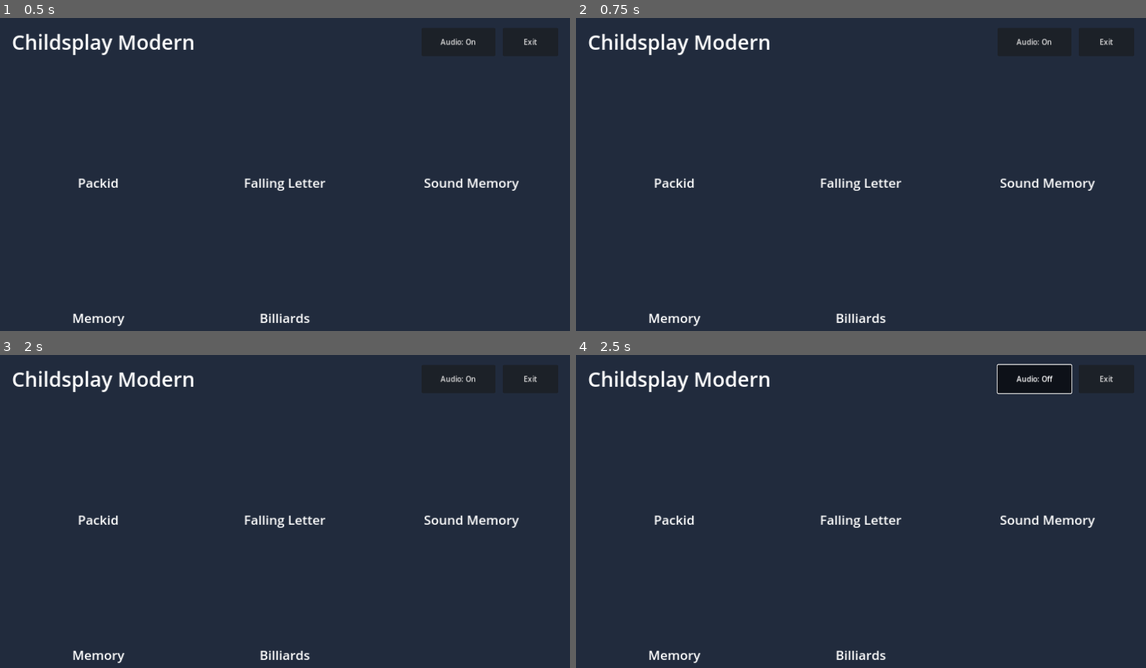
Above: before the commit, frames 1-4 (two rows, left to right).
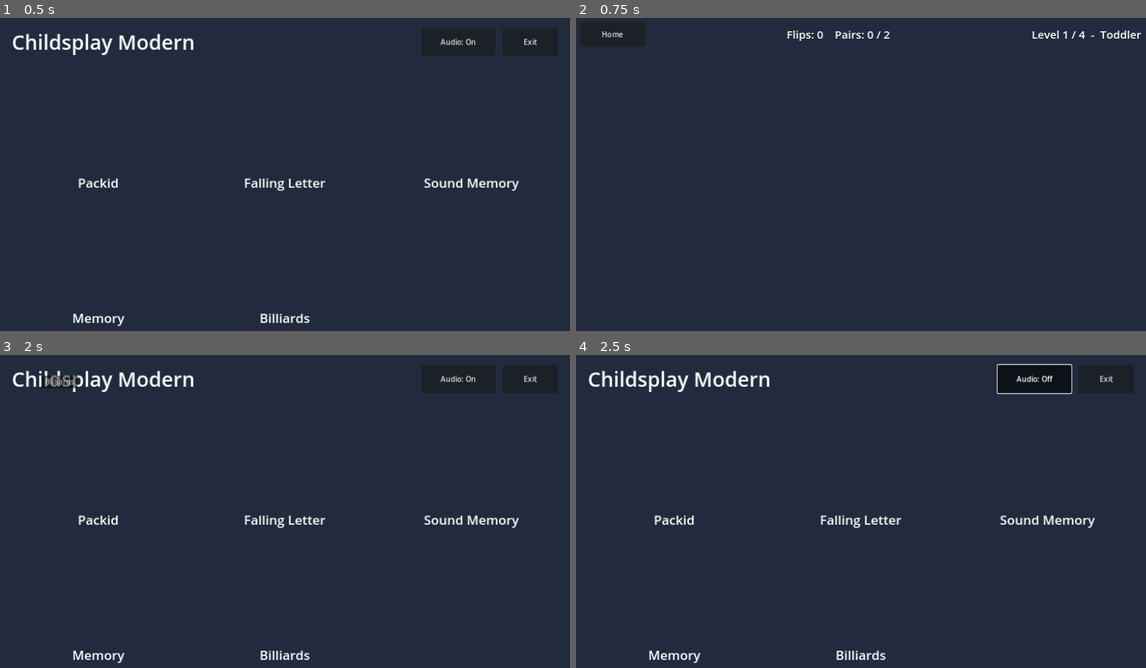
Above: after the commit, the same moments.

Repository: hakarune/childsplay-modern
Game: Godot game, scene res://scenes/MainMenu.tscn
Same seed, same stepped clock (60 frames per second), same inputs: the game is played once before the commit and once after it.
Inputs (mouse positions are in pixels of both pictures, inside the frame that each line leads up to):
- Up to frame 1 (0.5 s): no input
- Up to frame 2 (0.75 s): click "Memory" at 0.5 s
- Up to frame 3 (2 s): click (34, 370) at 1.25 s, where only the run after the commit has a clickable "Home"
- Up to frame 4 (2.5 s): click "Audio: On" at 2 s

Frame 1 is identical in both runs. In frame 2, 2.4% of the frame differs, in the area x 2-100%, y 4-99%; in frame 3, 0.2%; in frame 4, nothing differs.

Commit message:
Add Memory minigame (card pairs) to the Godot desktop build
- scenes/games/Memory.tscn: Control root with top nav bar (Home button,
  flip/pairs counter, level indicator), CenterContainer > GridContainer
  play area, four AudioStreamPlayers (flip/match/mismatch/win), and a
  hidden win popup.
- scenes/components/MemoryCard.tscn + scripts/MemoryCard.gd: reusable
  card (Control + TextureButton). card_id / is_flipped / is_matched;
  fake-3D flip via x-scale tween with a mid-point texture swap; front
  face from AssetLoader tileset picture, shared CP_cardback back face.
- scripts/games/Memory.gd: difficulty ladder 2x2 -> 4x3 -> 4x4 -> 5x4;
  deck built by picking N random pictures, duplicating into pairs and
  shuffling; max two open cards with a busy lock; match plays good.ogg
  and locks the pair, mismatch waits 0.8s then flips back with wrong.ogg;
  clearing the board plays winner.ogg and shows a popup that advances to
  the next level or returns to the menu. Back button / ui_cancel return
  to MainMenu.tscn.
- MainMenu.gd: Memory tile now loads res://scenes/games/Memory.tscn.

Verified headless: reimport clean, MemoryCard class registers, plain
boot has no errors; match / mismatch / input-lock / win-advance paths
all exercised via a throwaway script.

Co-Authored-By: Claude Sonnet 5 <noreply@anthropic.com>
Claude-Session: https://claude.ai/code/session_011vdsZPzU158QP4Sd1AdsPD

Diff:
--- /dev/null
+++ b/desktop-godot/scenes/components/MemoryCard.tscn
@@ -0,0 +1,22 @@
+[gd_scene load_steps=2 format=3 uid="uid://bmemorycardcp0"]
+
+[ext_resource type="Script" path="res://scripts/MemoryCard.gd" id="1_card"]
+
+[node name="MemoryCard" type="Control"]
+custom_minimum_size = Vector2(110, 160)
+layout_mode = 3
+anchors_preset = 0
+size_flags_horizontal = 3
+size_flags_vertical = 3
+script = ExtResource("1_card")
+
+[node name="Card" type="TextureButton" parent="."]
+layout_mode = 1
+anchors_preset = 15
+anchor_right = 1.0
+anchor_bottom = 1.0
+grow_horizontal = 2
+grow_vertical = 2
+focus_mode = 2
+ignore_texture_size = true
+stretch_mode = 5
--- /dev/null
+++ b/desktop-godot/scenes/games/Memory.tscn
@@ -0,0 +1,150 @@
+[gd_scene load_steps=2 format=3 uid="uid://dmemorygame00"]
+
+[ext_resource type="Script" path="res://scripts/games/Memory.gd" id="1_memory"]
+
+[node name="Memory" type="Control"]
+layout_mode = 3
+anchors_preset = 15
+anchor_right = 1.0
+anchor_bottom = 1.0
+grow_horizontal = 2
+grow_vertical = 2
+script = ExtResource("1_memory")
+
+[node name="Background" type="ColorRect" parent="."]
+layout_mode = 1
+anchors_preset = 15
+anchor_right = 1.0
+anchor_bottom = 1.0
+grow_horizontal = 2
+grow_vertical = 2
+color = Color(0.13, 0.17, 0.24, 1)
+
+[node name="Root" type="MarginContainer" parent="."]
+layout_mode = 1
+anchors_preset = 15
+anchor_right = 1.0
+anchor_bottom = 1.0
+grow_horizontal = 2
+grow_vertical = 2
+theme_override_constants/margin_left = 32
+theme_override_constants/margin_top = 24
+theme_override_constants/margin_right = 32
+theme_override_constants/margin_bottom = 24
+
+[node name="VBox" type="VBoxContainer" parent="Root"]
+layout_mode = 2
+theme_override_constants/separation = 20
+
+[node name="TopBar" type="HBoxContainer" parent="Root/VBox"]
+layout_mode = 2
+theme_override_constants/separation = 16
+
+[node name="BackButton" type="Button" parent="Root/VBox/TopBar"]
+unique_name_in_owner = true
+custom_minimum_size = Vector2(140, 52)
+layout_mode = 2
+text = "Home"
+
+[node name="Spacer" type="Control" parent="Root/VBox/TopBar"]
+layout_mode = 2
+size_flags_horizontal = 3
+
+[node name="FlipCounter" type="Label" parent="Root/VBox/TopBar"]
+unique_name_in_owner = true
+layout_mode = 2
+theme_override_font_sizes/font_size = 24
+text = "Flips: 0    Pairs: 0 / 0"
+vertical_alignment = 1
+
+[node name="Spacer2" type="Control" parent="Root/VBox/TopBar"]
+layout_mode = 2
+size_flags_horizontal = 3
+
+[node name="LevelIndicator" type="Label" parent="Root/VBox/TopBar"]
+unique_name_in_owner = true
+layout_mode = 2
+theme_override_font_sizes/font_size = 24
+text = "Level 1 / 4"
+horizontal_alignment = 2
+vertical_alignment = 1
+
+[node name="PlayArea" type="CenterContainer" parent="Root/VBox"]
+layout_mode = 2
+size_flags_vertical = 3
+
+[node name="CardGrid" type="GridContainer" parent="Root/VBox/PlayArea"]
+unique_name_in_owner = true
+layout_mode = 2
+theme_override_constants/h_separation = 14
+theme_override_constants/v_separation = 14
+columns = 4
+
+[node name="Audio" type="Node" parent="."]
+
+[node name="FlipSound" type="AudioStreamPlayer" parent="Audio"]
+bus = &"SFX"
+
+[node name="MatchSound" type="AudioStreamPlayer" parent="Audio"]
+bus = &"SFX"
+
+[node name="MismatchSound" type="AudioStreamPlayer" parent="Audio"]
+bus = &"SFX"
+
+[node name="WinSound" type="AudioStreamPlayer" parent="Audio"]
+bus = &"Music"
+
+[node name="WinPopup" type="Control" parent="."]
+unique_name_in_owner = true
+visible = false
+layout_mode = 1
+anchors_preset = 15
+anchor_right = 1.0
+anchor_bottom = 1.0
+grow_horizontal = 2
+grow_vertical = 2
+
+[node name="Dim" type="ColorRect" parent="WinPopup"]
+layout_mode = 1
+anchors_preset = 15
+anchor_right = 1.0
+anchor_bottom = 1.0
+grow_horizontal = 2
+grow_vertical = 2
+color = Color(0, 0, 0, 0.55)
+
+[node name="Center" type="CenterContainer" parent="WinPopup"]
+layout_mode = 1
+anchors_preset = 15
+anchor_right = 1.0
+anchor_bottom = 1.0
+grow_horizontal = 2
+grow_vertical = 2
+
+[node name="Panel" type="PanelContainer" parent="WinPopup/Center"]
+layout_mode = 2
+
+[node name="Pad" type="MarginContainer" parent="WinPopup/Center/Panel"]
+layout_mode = 2
+theme_override_constants/margin_left = 48
+theme_override_constants/margin_top = 40
+theme_override_constants/margin_right = 48
+theme_override_constants/margin_bottom = 40
+
+[node name="PopupVBox" type="VBoxContainer" parent="WinPopup/Center/Panel/Pad"]
+layout_mode = 2
+theme_override_constants/separation = 24
+
+[node name="WinPopupLabel" type="Label" parent="WinPopup/Center/Panel/Pad/PopupVBox"]
+unique_name_in_owner = true
+layout_mode = 2
+theme_override_font_sizes/font_size = 32
+text = "Great job!"
+horizontal_alignment = 1
+
+[node name="WinPopupNext" type="Button" parent="WinPopup/Center/Panel/Pad/PopupVBox"]
+unique_name_in_owner = true
+custom_minimum_size = Vector2(240, 60)
+layout_mode = 2
+size_flags_horizontal = 4
+text = "Next Level"
--- a/desktop-godot/scripts/MainMenu.gd
+++ b/desktop-godot/scripts/MainMenu.gd
@@ -26,7 +26,7 @@
 	{
 		"id": "memory", "title": "Memory",
 		"icon": "memory_sp.icon.png", "hover": "memory_sp_ro.icon.png",
-		"scene": "res://scenes/minigames/Memory.tscn",
+		"scene": "res://scenes/games/Memory.tscn",
 	},
 	{
 		"id": "billiards", "title": "Billiards",
--- /dev/null
+++ b/desktop-godot/scripts/MemoryCard.gd
@@ -0,0 +1,89 @@
+extends Control
+class_name MemoryCard
+## A single memory card: a picture "front" and a shared child-friendly
+## "back". Clicking an interactable card asks the board (via card_clicked)
+## to flip it; the board then drives flip_up / flip_down / set_matched.
+##
+## The flip is a fake-3D effect: tween the inner button's X scale to 0,
+## swap the visible texture at the midpoint, then tween it back to 1.
+
+signal card_clicked(card: MemoryCard)
+
+const FLIP_TIME := 0.12
+
+@export var card_id: String = ""
+var is_flipped := false
+var is_matched := false
+
+var front_texture: Texture2D
+var back_texture: Texture2D
+
+@onready var _button: TextureButton = $Card
+
+
+func _ready() -> void:
+	_button.pressed.connect(_on_pressed)
+	_button.resized.connect(_update_pivot)
+	_update_pivot()
+	_apply_face(false)
+	_button.scale = Vector2.ONE
+
+
+## Assign this card's identity and textures. Safe to call right after
+## instantiate(); the visual is refreshed once the node is ready.
+func setup(id: String, front: Texture2D, back: Texture2D) -> void:
+	card_id = id
+	front_texture = front
+	back_texture = back
+	is_flipped = false
+	is_matched = false
+	if is_node_ready():
+		_apply_face(false)
+		_button.scale = Vector2.ONE
+		_button.disabled = false
+		modulate.a = 1.0
+
+
+func flip_up() -> void:
+	if is_flipped or is_matched:
+		return
+	is_flipped = true
+	_animate_flip(true)
+
+
+func flip_down() -> void:
+	if not is_flipped or is_matched:
+		return
+	is_flipped = false
+	_animate_flip(false)
+
+
+## Lock the card in its matched (face-up) state and dim it slightly.
+func set_matched() -> void:
+	is_matched = true
+	is_flipped = true
+	_button.disabled = true
+	var t := create_tween()
+	t.tween_property(self, "modulate:a", 0.55, 0.25)
+
+
+func _on_pressed() -> void:
+	if is_matched or is_flipped:
+		return
+	card_clicked.emit(self)
+
+
+func _animate_flip(show_front: bool) -> void:
+	var t := create_tween()
+	t.set_ease(Tween.EASE_IN_OUT)
+	t.tween_property(_button, "scale", Vector2(0.0, 1.0), FLIP_TIME)
+	t.tween_callback(_apply_face.bind(show_front))
+	t.tween_property(_button, "scale", Vector2(1.0, 1.0), FLIP_TIME)
+
+
+func _apply_face(show_front: bool) -> void:
+	_button.texture_normal = front_texture if show_front else back_texture
+
+
+func _update_pivot() -> void:
+	_button.pivot_offset = _button.size * 0.5
--- /dev/null
+++ b/desktop-godot/scripts/games/Memory.gd
@@ -0,0 +1,212 @@
+extends Control
+## Memory — classic picture-pairs game.
+##
+## Difficulty scales through a ladder of grid sizes. Each level builds a
+## fresh deck by picking N random pictures from the legacy tileset (via
+## AssetLoader), duplicating each into a pair, and shuffling them into the
+## GridContainer. Two cards may be face-up at once; a match locks the pair,
+## a mismatch flips them back after a short delay. Clearing every pair
+## plays a fanfare and offers the next level.
+
+const MAIN_MENU := "res://scenes/MainMenu.tscn"
+const CARD_SCENE := preload("res://scenes/components/MemoryCard.tscn")
+
+# Difficulty ladder: columns x rows (product must be even).
+const LEVELS := [
+	{ "name": "Toddler", "cols": 2, "rows": 2 },
+	{ "name": "Easy",    "cols": 4, "rows": 3 },
+	{ "name": "Medium",  "cols": 4, "rows": 4 },
+	{ "name": "Hard",    "cols": 5, "rows": 4 },
+]
+
+# Picture pool: tileset_2 has unique filenames, so AssetLoader resolves
+# each unambiguously. 21 pictures cover the largest deck (10 pairs).
+const CARD_IMAGES := [
+	"01_cat.png", "02_pig.png", "03_bear.png", "04_hippopotamus.png",
+	"05_penguin.png", "06_cow.png", "07_sheep.png", "08_turtle.png",
+	"09_panda.png", "10_chicken.png", "11_redbird.png", "12_wolf.png",
+	"13_monkey.png", "14_fox.png", "15_bluebirds.png", "16_elephant.png",
+	"17_lion.png", "18_gnu.png", "19_bluebaby.png", "20_greenbaby.png",
+	"21_frog.png",
+]
+const BACK_IMAGE := "CP_cardback.png"
+
+const SND_FLIP := "dealcard1.wav"
+const SND_MATCH := "good.ogg"
+const SND_MISMATCH := "wrong.ogg"
+const SND_WIN := "winner.ogg"
+
+const PRE_MATCH_DELAY := 0.25
+const MISMATCH_DELAY := 0.8
+
+var _level_index := 0
+var _flips := 0
+var _matched_pairs := 0
+var _total_pairs := 0
+var _open_cards: Array[MemoryCard] = []
+var _busy := false            # blocks input during resolve / win
+
+var _back_tex: Texture2D
+
+@onready var _grid: GridContainer = %CardGrid
+@onready var _flip_label: Label = %FlipCounter
+@onready var _level_label: Label = %LevelIndicator
+@onready var _back_button: Button = %BackButton
+@onready var _popup: Control = %WinPopup
+@onready var _popup_label: Label = %WinPopupLabel
+@onready var _popup_button: Button = %WinPopupNext
+
+@onready var _sfx_flip: AudioStreamPlayer = $Audio/FlipSound
+@onready var _sfx_match: AudioStreamPlayer = $Audio/MatchSound
+@onready var _sfx_mismatch: AudioStreamPlayer = $Audio/MismatchSound
+@onready var _sfx_win: AudioStreamPlayer = $Audio/WinSound
+
+
+func _ready() -> void:
+	_back_tex = AssetLoader.get_texture(BACK_IMAGE)
+	_sfx_flip.stream = AssetLoader.get_stream(SND_FLIP)
+	_sfx_match.stream = AssetLoader.get_stream(SND_MATCH)
+	_sfx_mismatch.stream = AssetLoader.get_stream(SND_MISMATCH)
+	_sfx_win.stream = AssetLoader.get_stream(SND_WIN)
+
+	_back_button.pressed.connect(_go_home)
+	_popup_button.pressed.connect(_on_popup_button)
+	_popup.visible = false
+
+	_start_level(0)
+
+
+# ---------------------------------------------------------------------------
+# Level setup
+# ---------------------------------------------------------------------------
+
+func _start_level(index: int) -> void:
+	_level_index = clampi(index, 0, LEVELS.size() - 1)
+	var lvl: Dictionary = LEVELS[_level_index]
+
+	_flips = 0
+	_matched_pairs = 0
+	_open_cards.clear()
+	_busy = false
+	_popup.visible = false
+
+	_total_pairs = int(lvl["cols"] * lvl["rows"] / 2.0)
+	_grid.columns = lvl["cols"]
+	_level_label.text = "Level %d / %d  -  %s" % [_level_index + 1, LEVELS.size(), lvl["name"]]
+	_update_flip_label()
+	_build_deck()
+
+
+func _build_deck() -> void:
+	for c in _grid.get_children():
+		c.queue_free()
+
+	var pool: Array = CARD_IMAGES.duplicate()
+	pool.shuffle()
+	var chosen: Array = pool.slice(0, _total_pairs)
+
+	var deck: Array = []
+	for image_name in chosen:
+		deck.append(image_name)
+		deck.append(image_name)
+	deck.shuffle()
+
+	for image_name in deck:
+		var card: MemoryCard = CARD_SCENE.instantiate()
+		_grid.add_child(card)
+		card.setup(image_name, AssetLoader.get_texture(image_name), _back_tex)
+		card.card_clicked.connect(_on_card_clicked)
+
+
+# ---------------------------------------------------------------------------
+# Match logic
+# ---------------------------------------------------------------------------
+
+func _on_card_clicked(card: MemoryCard) -> void:
+	if _busy or card in _open_cards or card.is_matched:
+		return
+
+	card.flip_up()
+	_play(_sfx_flip)
+	_open_cards.append(card)
+
+	if _open_cards.size() < 2:
+		return
+
+	_flips += 1
+	_update_flip_label()
+
+	var a: MemoryCard = _open_cards[0]
+	var b: MemoryCard = _open_cards[1]
+	if a.card_id == b.card_id:
+		_resolve_match(a, b)
+	else:
+		_resolve_mismatch(a, b)
+
+
+func _resolve_match(a: MemoryCard, b: MemoryCard) -> void:
+	_busy = true
+	await get_tree().create_timer(PRE_MATCH_DELAY).timeout
+	a.set_matched()
+	b.set_matched()
+	_play(_sfx_match)
+	_matched_pairs += 1
+	_open_cards.clear()
+	_update_flip_label()
+	_busy = false
+
+	if _matched_pairs == _total_pairs:
+		_on_level_complete()
+
+
+func _resolve_mismatch(a: MemoryCard, b: MemoryCard) -> void:
+	_busy = true
+	await get_tree().create_timer(MISMATCH_DELAY).timeout
+	_play(_sfx_mismatch)
+	a.flip_down()
+	b.flip_down()
+	_open_cards.clear()
+	_busy = false
+
+
+# ---------------------------------------------------------------------------
+# Win / navigation
+# ---------------------------------------------------------------------------
+
+func _on_level_complete() -> void:
+	_busy = true
+	_play(_sfx_win)
+	var is_last := _level_index >= LEVELS.size() - 1
+	_popup_label.text = "Great job!\nYou cleared %d pairs in %d flips." % [_total_pairs, _flips]
+	_popup_button.text = "Back to Menu" if is_last else "Next Level"
+	_popup.visible = true
+	_popup_button.grab_focus()
+
+
+func _on_popup_button() -> void:
+	if _level_index >= LEVELS.size() - 1:
+		_go_home()
+	else:
+		_start_level(_level_index + 1)
+
+
+func _go_home() -> void:
+	get_tree().change_scene_to_file(MAIN_MENU)
+
+
+# ---------------------------------------------------------------------------
+# Helpers
+# ---------------------------------------------------------------------------
+
+func _update_flip_label() -> void:
+	_flip_label.text = "Flips: %d    Pairs: %d / %d" % [_flips, _matched_pairs, _total_pairs]
+
+
+func _play(player: AudioStreamPlayer) -> void:
+	if player.stream != null:
+		player.play()
+
+
+func _unhandled_input(event: InputEvent) -> void:
+	if event.is_action_pressed("ui_cancel"):
+		_go_home()
Not shown, added: desktop-godot/scripts/MemoryCard.gd.uid
Not shown, added: desktop-godot/scripts/games/Memory.gd.uid
